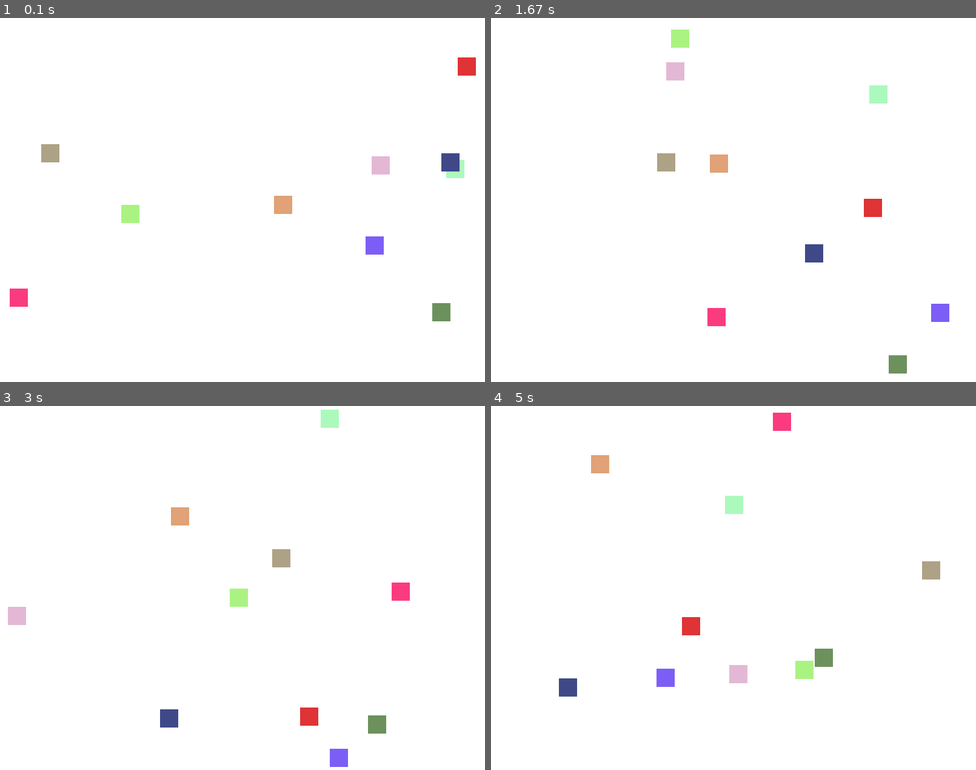
Above: before the commit, frames 1-4 (two rows, left to right).
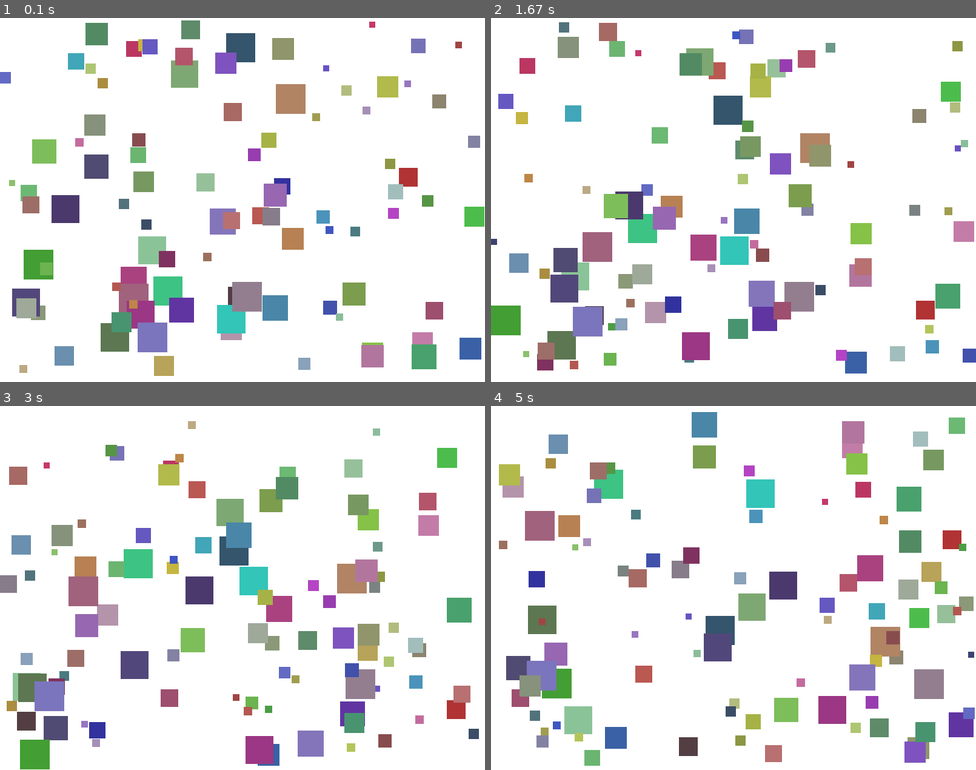
Above: after the commit, the same moments.

Repository: demod-s-tmg/lab8-pygame
Game: pygame game, started from main.py
Two runs of this game, one before a commit and one after it. Both use one fixed random seed, a clock stepped at 60 frames per second and the inputs below.
Inputs:
- Up to frame 1 (0.1 s): no input
- Up to frame 2 (1.67 s): no input
- Up to frame 3 (3 s): no input
- Up to frame 4 (5 s): no input

The runs differ from the first frame. In frame 1, 18% of the frame differs, in the area x 0-100%, y 0-99%; in frame 2, 19%; in frame 3, 20%, in the area x 0-99%, y 1-100%; in frame 4, 20%.

Commit message:
feat: max speed as a function of size

Diff:
--- a/main.py
+++ b/main.py
@@ -1,107 +1,87 @@
 import pygame
 import random
+import math
 from typing import List
 
-# Initialize Pygame
 pygame.init()
 
-# Constants
 SCREEN_WIDTH = 800
 SCREEN_HEIGHT = 600
-NUM_SQUARES = 10
-SQUARE_SIZE = 30
-BACKGROUND_COLOR = (255, 255, 255)  # White
+NUM_SQUARES = 100
+MIN_SIZE = 10
+MAX_SIZE = 50
+GLOBAL_MAX_SPEED = 4.0
+V_MAX = GLOBAL_MAX_SPEED
+V_MIN = 1.0
+
+BACKGROUND_COLOR = (255, 255, 255)
 FPS = 60
 
 
 class Square:
-    """Represents a square that moves around the screen."""
-
-    def __init__(self, x: float, y: float, vx: float, vy: float):
-        """Initialize a square."""
+    def __init__(self, x: float, y: float, size: float):
         self.x = x
         self.y = y
-        self.vx = vx
-        self.vy = vy
-        # Random color for each square
+        self.size = size
+
+        t = (self.size - MIN_SIZE) / (MAX_SIZE - MIN_SIZE)
+
+        computed_speed = V_MAX - t * (V_MAX - V_MIN)
+        self.max_speed = min(computed_speed, GLOBAL_MAX_SPEED)
+
+        angle = random.uniform(0, 2 * math.pi)
+        self.vx = math.cos(angle) * self.max_speed
+        self.vy = math.sin(angle) * self.max_speed
+
         self.color = (
-            random.randint(50, 255),
-            random.randint(50, 255),
-            random.randint(50, 255),
+            random.randint(50, 200),
+            random.randint(50, 200),
+            random.randint(50, 200),
         )
 
     def update(self):
-        """Update the square's position and handle boundary bouncing."""
-        # 1. Update position based on velocity
         self.x += self.vx
         self.y += self.vy
 
-        # 2. Handle horizontal boundary bouncing
-        # Check if hitting left (0) or right (SCREEN_WIDTH)
-        if self.x <= 0 or self.x + SQUARE_SIZE >= SCREEN_WIDTH:
-            self.vx *= -1  # Reverse x velocity
-
-        # 3. Handle vertical boundary bouncing
-        # Check if hitting top (0) or bottom (SCREEN_HEIGHT)
-        if self.y <= 0 or self.y + SQUARE_SIZE >= SCREEN_HEIGHT:
-            self.vy *= -1  # Reverse y velocity
+        if self.x <= 0 or self.x + self.size >= SCREEN_WIDTH:
+            self.vx *= -1
+        if self.y <= 0 or self.y + self.size >= SCREEN_HEIGHT:
+            self.vy *= -1
 
     def draw(self, screen):
-        """Draw the square on the screen."""
-        pygame.draw.rect(screen, self.color, (self.x, self.y, SQUARE_SIZE, SQUARE_SIZE))
+        pygame.draw.rect(screen, self.color, (self.x, self.y, self.size, self.size))
 
 
 def create_squares(num: int) -> List[Square]:
-    """Create a list of squares with random positions and velocities."""
     squares_list = []
+    for _ in range(num):
+        size = random.uniform(MIN_SIZE, MAX_SIZE)
+        random_x = random.uniform(0, SCREEN_WIDTH - size)
+        random_y = random.uniform(0, SCREEN_HEIGHT - size)
 
-    for _ in range(num):
-        # Ensure the square starts fully inside the screen bounds
-        random_x = random.uniform(0, SCREEN_WIDTH - SQUARE_SIZE)
-        random_y = random.uniform(0, SCREEN_HEIGHT - SQUARE_SIZE)
-
-        # Generate velocities between -4 and 4, avoiding 0 so they don't get stuck
-        random_vx = random.uniform(-4, 4)
-        random_vy = random.uniform(-4, 4)
-
-        # Create the object and add to list
-        new_square = Square(random_x, random_y, random_vx, random_vy)
+        new_square = Square(random_x, random_y, size)
         squares_list.append(new_square)
-
     return squares_list
 
 
 def main():
-    """Main game loop."""
-
-    # Create the display
     screen = pygame.display.set_mode((SCREEN_WIDTH, SCREEN_HEIGHT))
-    pygame.display.set_caption("Moving Squares - Lab 8")
-
-    # Create clock for FPS control
+    pygame.display.set_caption("EPITA Lab - Inverse Linear Interpolation")
     clock = pygame.time.Clock()
-
-    # Create squares
     squares = create_squares(NUM_SQUARES)
 
-    # Game loop
     running = True
     while running:
-        # Handle events
         for event in pygame.event.get():
             if event.type == pygame.QUIT:
                 running = False
 
-        # Update
+        screen.fill(BACKGROUND_COLOR)
+
         for square in squares:
             square.update()
-
-        # Draw
-        screen.fill(BACKGROUND_COLOR)
-        for square in squares:
             square.draw(screen)
 
-        # Update display and control FPS
         pygame.display.flip()
         clock.tick(FPS)
 
Not shown, changed: JOURNAL.md
